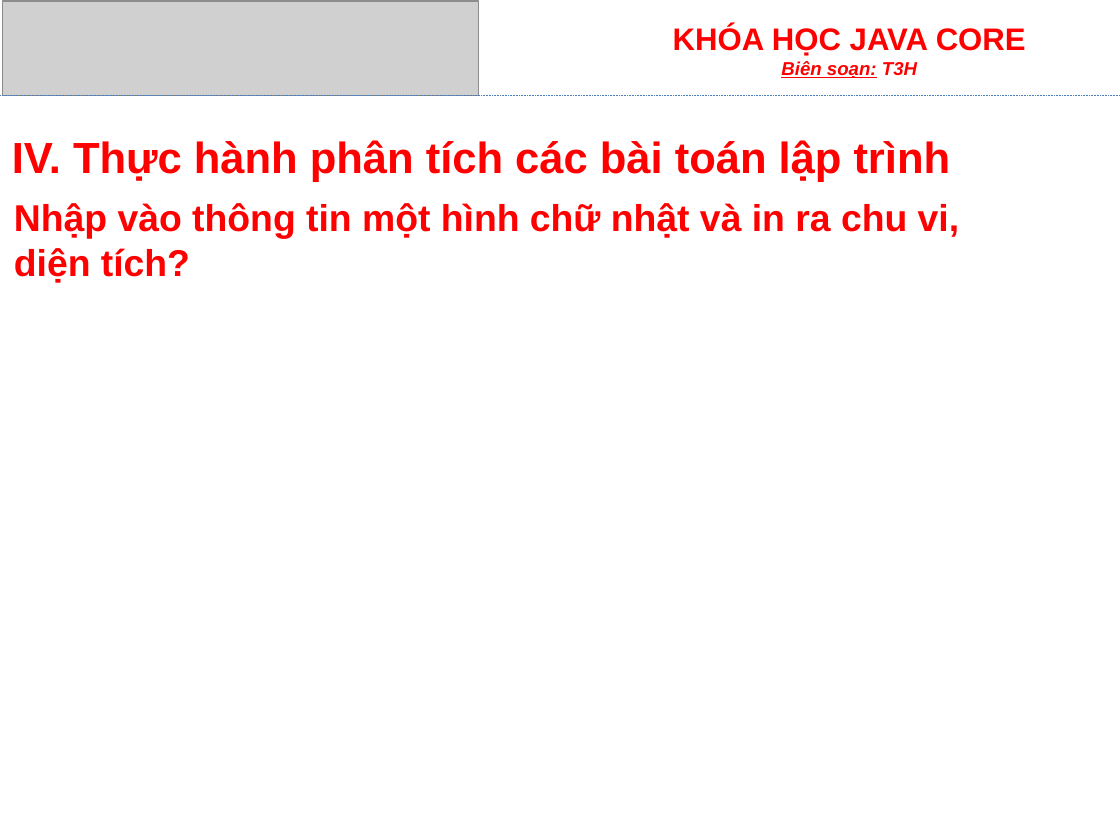
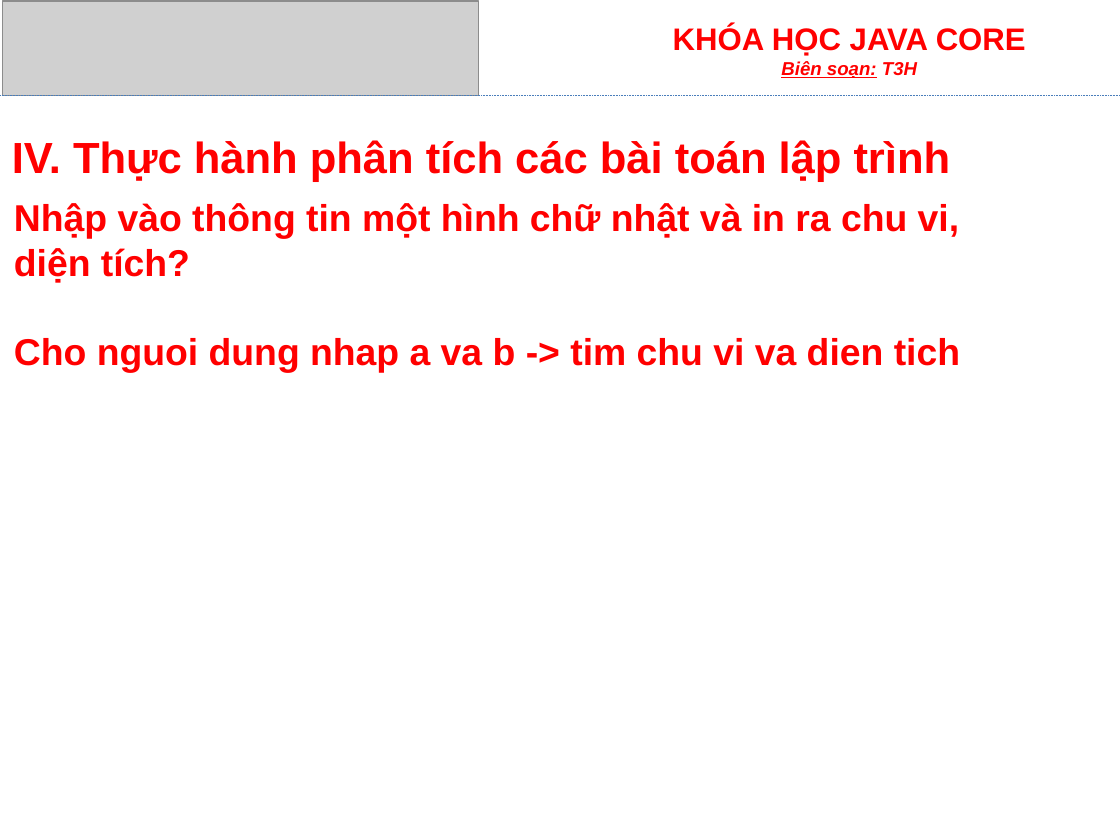
Before and after one commit to Locdote/hocfe, a slide deck: slide 15 of hocbe/tai-lieu/be/Bai1-LamQuenVoiJava.pptx. Drawn at 1120x840 pixels with LibreOffice and Linux fonts; fonts in the diff are those of the drawing; grey boxes stand for pictures. Boxes give left, top, right and bottom in pixels: in the first picture for what was removed or moved away, otherwise in the second. Text is boxed around its words. In the diff, an @@ line names an element or a change of style, - is before the commit and + after.

```diff
--- a/hocbe/tai-lieu/be/Bai1-LamQuenVoiJava.pptx
+++ b/hocbe/tai-lieu/be/Bai1-LamQuenVoiJava.pptx
@@ text at (14, 338, 960, 373): paragraph added @@
+Cho nguoi dung nhap a va b -> tim chu vi va dien tich
```
Also in this commit, not shown: 2 other slides changed, 20 other files.
